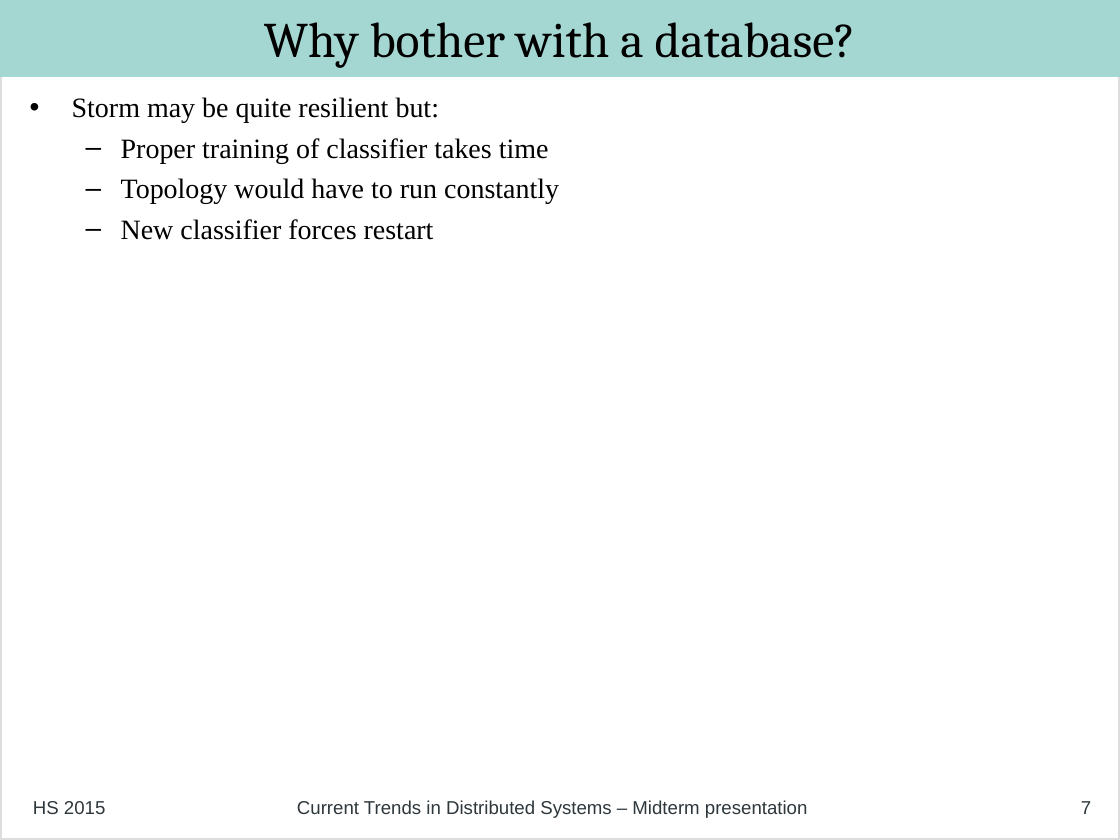
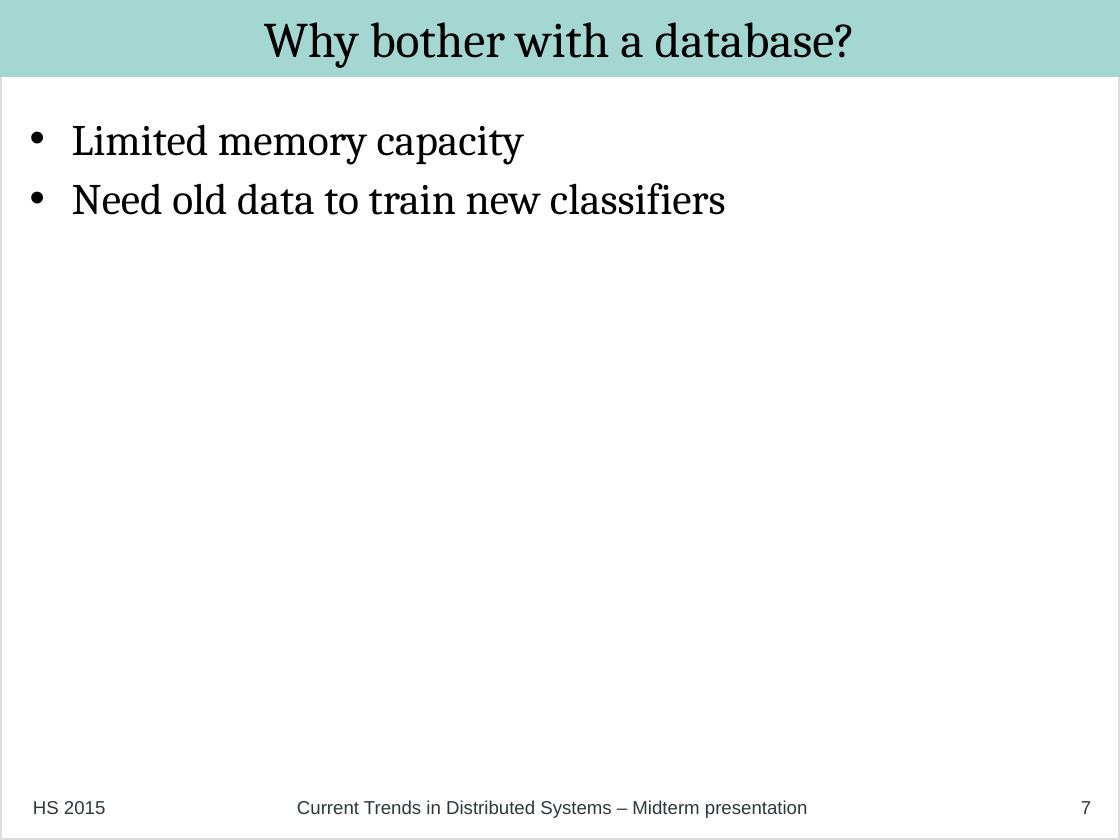
Before and after one commit to philipp-oldenburg/ctds-storm, a slide deck: slide 7 of Project-Weather-Station/Mid Term Presentation - Final.odp. Drawn at 1120x840 pixels with LibreOffice and Linux fonts; fonts in the diff are those of the drawing. Boxes give left, top, right and bottom in pixels: in the first picture for what was removed or moved away, otherwise in the second. Text is boxed around its words. In the diff, an @@ line names an element or a change of style, - is before the commit and + after.

```diff
--- a/Project-Weather-Station/Mid Term Presentation - Final.odp
+++ b/Project-Weather-Station/Mid Term Presentation - Final.odp
@@ text at [72, 124, 726, 215]: text changed; size 18 to 28 pt; font Times New Roman to Cambria @@
-• Storm may be quite resilient but:
-  – Proper training of classifier takes time
-  – Topology would have to run constantly
-  – New classifier forces restart
+• Limited memory capacity
+• Need old data to train new classifiers
```
Also in this commit, not shown: 5 other slides changed.
